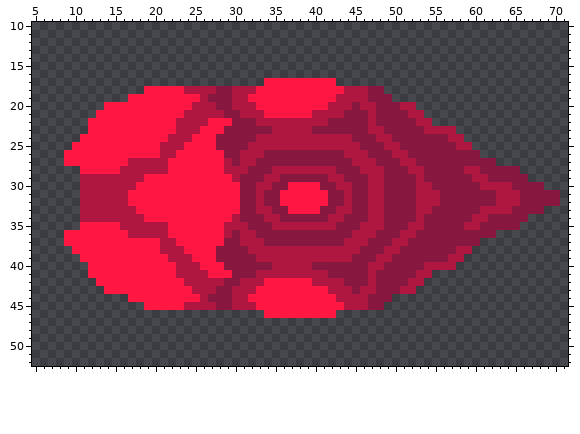
Two versions of one sprite sheet, sprites/units/leg unit/flesh-spider-leg-base.png. That is the earlier state.
The file is 80x64 pixels. Shown: x 5..71, y 10..52.
Now the later version:
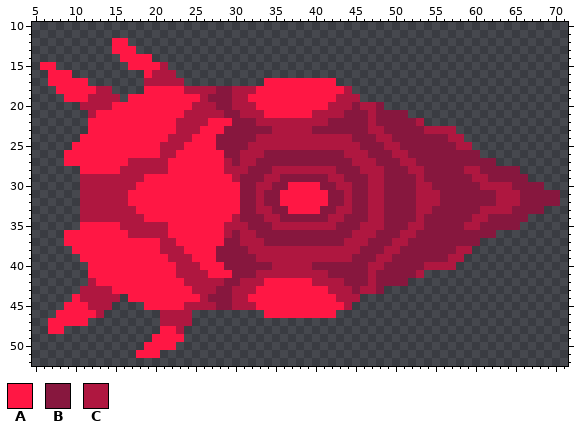
Palette (. is transparent): A #ff1744  B #87173e  C #af1740
What changed:
y 12: x 15..16 .. -> AA
y 13: x 15..17 ... -> AAA
y 14: x 16..19 .... -> AAAA
y 15: x 6..7 .. -> AA; x 17..21 ..... -> AAAAC
y 16: x 7..9 ... -> AAA; x 19..22 .... -> ACCC
y 17: x 7..11 ..... -> AAAAA; x 19..23 ..... -> CCCCC
y 18: x 8..14 ....... -> AAAAACC; x 45..48 CCBB -> ....
y 19: x 9..15 ....... -> AAACCCC; x 46..49 CBBB -> ....
y 20: x 11..14 ...A -> CCCC; x 49..52 BBCC -> ....
y 21: x 12 . -> C; x 52..53 CC -> ..
y 22: x 54 C -> .
y 41: x 54 C -> .
y 42: x 12 . -> C; x 52..53 CC -> ..
y 43: x 11..14 ...A -> CCCC; x 49..52 BBCC -> ....
y 44: x 10..15 ...... -> ACCCCC; x 46..49 CBBB -> ....
y 45: x 9..14 ...... -> AAACCC; x 45..48 CCBB -> ....
y 46: x 8..13 ...... -> AAAAAC; x 21..24 .... -> CCCC
y 47: x 7..11 ..... -> AAAAA; x 21..24 .... -> CCCC
y 48: x 7..8 .. -> AA; x 21..23 ... -> AAC
y 49: x 20..23 .... -> AAAA
y 50: x 19..22 .... -> AAAA
y 51: x 18..20 ... -> AAA
